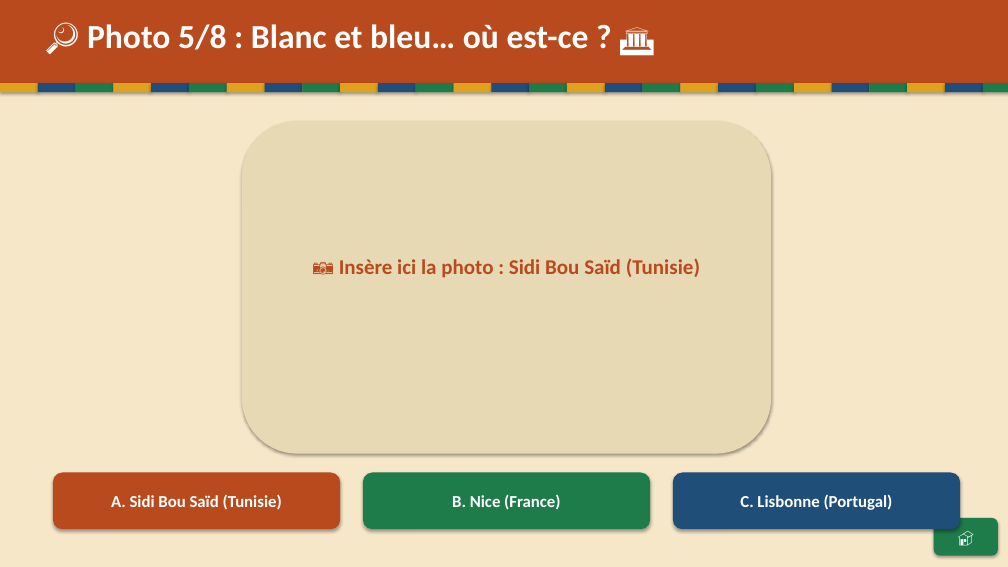
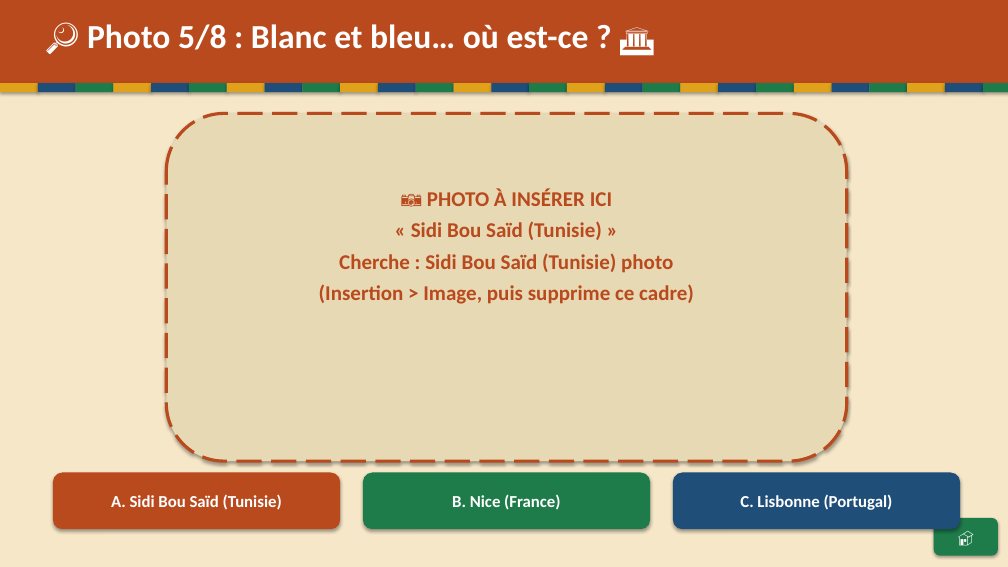
Before and after one commit to Paquereauman/Paquereauman, a slide deck: slide 11 of maghreb/maghreb-interactif.pptx. Drawn at 1008x567 pixels with LibreOffice and Linux fonts; fonts in the diff are those of the drawing. Boxes give left, top, right and bottom in pixels: in the first picture for what was removed or moved away, otherwise in the second. Text is boxed around its words. In the diff, an @@ line names an element or a change of style, - is before the commit and + after.

```diff
--- a/maghreb/maghreb-interactif.pptx
+++ b/maghreb/maghreb-interactif.pptx
@@ rounded rectangle: place and size @@
-rounded rectangle at bbox=[242, 121, 771, 454]
+rounded rectangle at bbox=[166, 113, 847, 461]
@@ rounded rectangle at bbox=[166, 113, 847, 461]: outline none to #B84A1E 3 pt dashed @@
@@ text at bbox=[319, 188, 694, 304]: text changed @@
-📷 Insère ici la photo : Sidi Bou Saïd (Tunisie)
+📷 PHOTO À INSÉRER ICI
+« Sidi Bou Saïd (Tunisie) »
+Cherche : Sidi Bou Saïd (Tunisie) photo
+(Insertion > Image, puis supprime ce cadre)
```
Also in this commit, not shown: 6 other slides changed, 3 other files.
